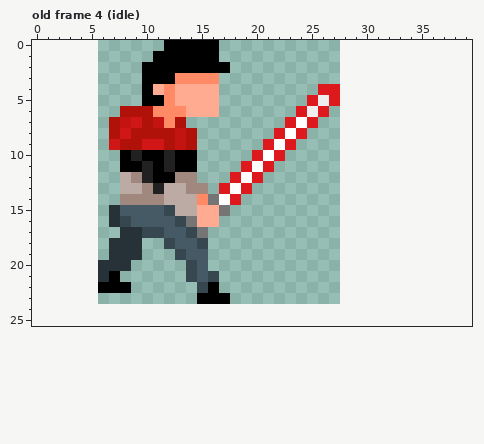
Two states of a pixel-art file, assets/characters/drew.aseprite. Above: the version before the commit.
22x24 pixels, 4 frames. Shown: old frame 4 (idle). The old version is drawn lined up with the new one, on the new canvas. The commit also changed other frames, which this record leaves out.
After the commit:
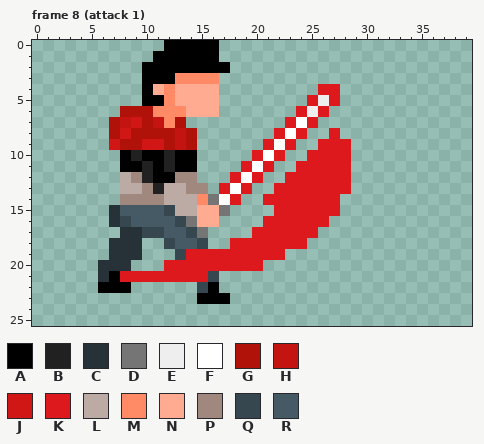
Palette (. is transparent): A #000000  B #212121  C #263238  D #757575  E #eeeeee  F #ffffff  G #b0120a  H #c41411  J #d01716  K #dd191d  L #bcaaa4  M #ff8a65  N #ffab91  P #a1887f  Q #37474f  R #455a64
A new or re-ordered frame is compared with the old frame closest to it.
Commit message: sam and drew attack 1 added
Change:
canvas 22x24 -> 40x26, the old top-left corner now at 6,0
frames 4 -> 8
Frame 8 (attack 1) is new; against old frame 4 (idle):
y 8: x 27 . -> K
y 9: x 26..28 ... -> KKK
y 10: x 25..28 .... -> KKKK
y 11: x 24..28 ..... -> KKKKK
y 12: x 23..28 ...... -> KKKKKK
y 13: x 22..28 ....... -> KKKKKKK
y 14: x 21..27 ....... -> KKKKKKK
y 15: x 22..27 ...... -> KKKKKK
y 16: x 21..26 ...... -> KKKKKK
y 17: x 20..25 ...... -> KKKKKK
y 18: x 18..24 ....... -> KKKKKKK
y 19: x 14..22 RR....... -> KKKKKKKKK
y 20: x 12..20 ..QR..... -> KKKKKKKKK
y 21: x 8..15 ......QR -> KKKKKKKK
Boxes around the changes in both pictures, in picture pixels (x1, y1, x2, y2):
changed: (120, 128, 351, 282)
